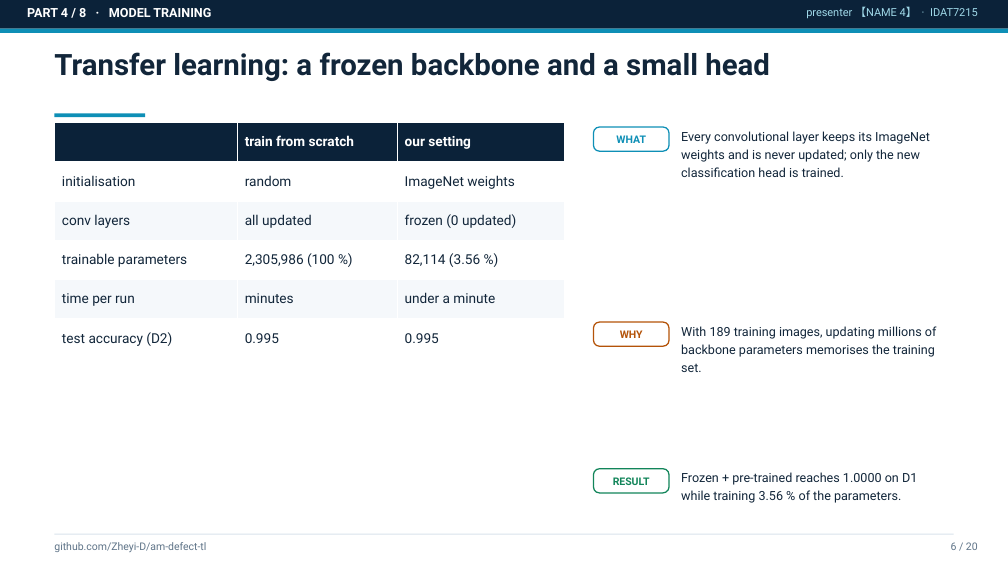
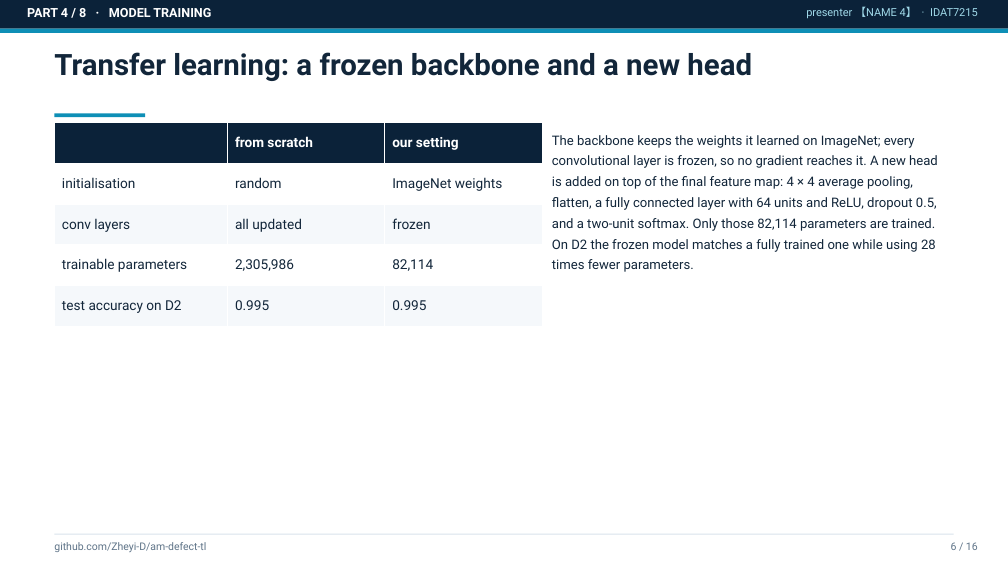
Before and after one commit to Zheyi-D/am-defect-tl, a slide deck: slide 6 of reports/slides_draft.pptx. Drawn at 1008x567 pixels with LibreOffice and Linux fonts; fonts in the diff are those of the drawing. Boxes give left, top, right and bottom in pixels: in the first picture for what was removed or moved away, otherwise in the second. Text is boxed around its words. In the diff, an @@ line names an element or a change of style, - is before the commit and + after.

Commit message:
feat(slides): 16-page deck scoped to data preparation, model training and dataset results — 60-90 words of factual text per page, no WHAT/WHY/RESULT labels, analysis pages removed, demo placeholder kept

```diff
--- a/reports/slides_draft.pptx
+++ b/reports/slides_draft.pptx
@@ text at bbox=[54, 52, 752, 81]: text changed @@
-Transfer learning: a frozen backbone and a small head
+Transfer learning: a frozen backbone and a new head
@@ table at bbox=[54, 123, 542, 327] @@
-row 1, column 2: train from scratch
+row 1, column 2: from scratch
-row 3: conv layers | all updated | frozen (0 updated)
-row 4: trainable parameters | 2,305,986 (100 %) | 82,114 (3.56 %)
-row 5: time per run | minutes | under a minute
-row 6: test accuracy (D2) | 0.995 | 0.995
+row 3: conv layers | all updated | frozen
+row 4: trainable parameters | 2,305,986 | 82,114
+row 5: test accuracy on D2 | 0.995 | 0.995
@@ table: place and size @@
-table at bbox=[54, 123, 566, 358]
+table at bbox=[54, 123, 542, 327]
@@ text added at bbox=[552, 135, 938, 272], 12.5 pt, text #12263A @@
+The backbone keeps the weights it learned on ImageNet; every convolutional layer is frozen, so no gradient reaches it. A new head is added on top of the final feature map: 4 × 4 average pooling, flatten, a fully connected layer with 64 units and ReLU, dropout 0.5, and a two-unit softmax. Only those 82,114 parameters are trained. On D2 the frozen model matches a fully trained one while using 28 times fewer parameters.
@@ rounded rectangle removed at bbox=[594, 127, 669, 151] @@
@@ text removed at bbox=[616, 135, 646, 143] @@
-WHAT
@@ text removed at bbox=[681, 131, 930, 177] @@
-Every convolutional layer keeps its ImageNet weights and is never updated; only the new classification head is trained.
@@ rounded rectangle removed at bbox=[594, 322, 669, 346] @@
@@ text removed at bbox=[681, 326, 937, 372] @@
-With 189 training images, updating millions of backbone parameters memorises the training set.
@@ text removed at bbox=[620, 330, 643, 338] @@
-WHY
@@ rounded rectangle removed at bbox=[594, 469, 669, 493] @@
@@ text removed at bbox=[613, 477, 650, 485] @@
-RESULT
@@ text removed at bbox=[681, 472, 917, 503] @@
-Frozen + pre-trained reaches 1.0000 on D1 while training 3.56 % of the parameters.
@@ text at bbox=[951, 542, 978, 550]: text changed @@
-6 / 20
+6 / 16
```
Also in this commit, not shown: 12 other slides changed, 3 slides added, 7 slides removed, 3 other files.
